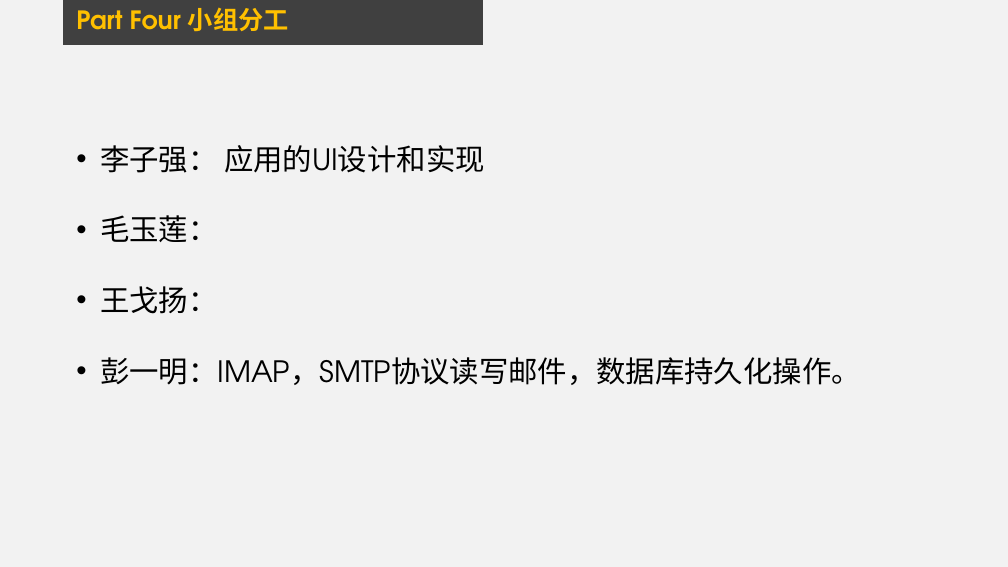
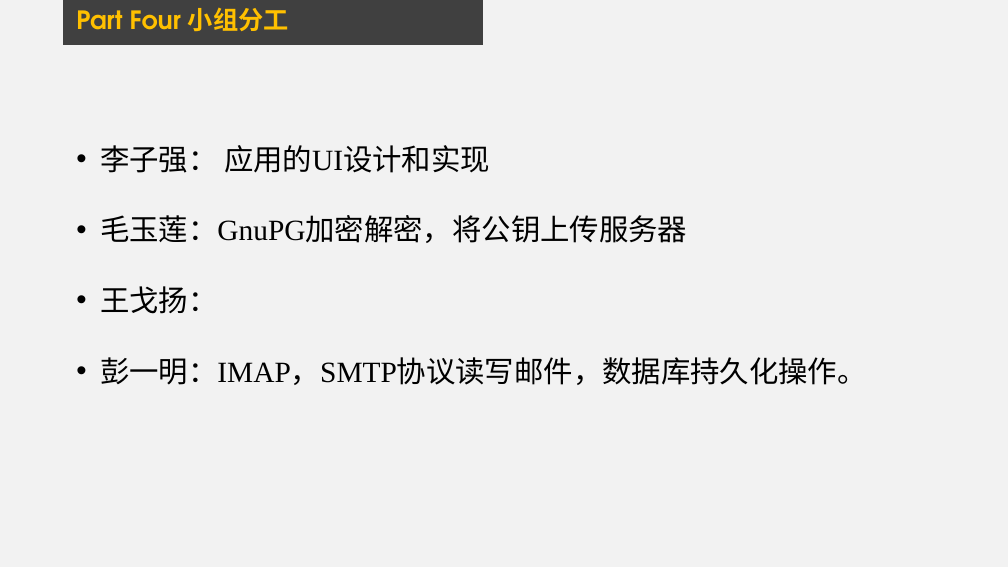
Before and after one commit to liziwl/IM-over-Email, a slide deck: slide 13 of Final presentation.pptx. Drawn at 1008x567 pixels with LibreOffice and Linux fonts; fonts in the diff are those of the drawing. Boxes give left, top, right and bottom in pixels: in the first picture for what was removed or moved away, otherwise in the second. Text is boxed around its words. In the diff, an @@ line names an element or a change of style, - is before the commit and + after.

```diff
--- a/Final presentation.pptx
+++ b/Final presentation.pptx
@@ text at (100,145,867,385): font TeX Gyre Adventor to Noto Sans CJK SC in "李子强： 应用的UI设计和实现", "王戈扬：", "彭一明：IMAP，SMTP协议读写邮件，数据库持久化操作。"; font TeX Gyre Adventor to Times New Roman in "应用的UI设计和实现", "彭一明：IMAP，SMTP协议读写邮件，数据库持久化操作。" @@
@@ text at (100,215,687,243): text changed; font TeX Gyre Adventor to Noto Sans CJK SC @@
-• 毛玉莲：
+• 毛玉莲：GnuPG加密解密，将公钥上传服务器
```
Also in this commit, not shown: 2 other slides changed.
